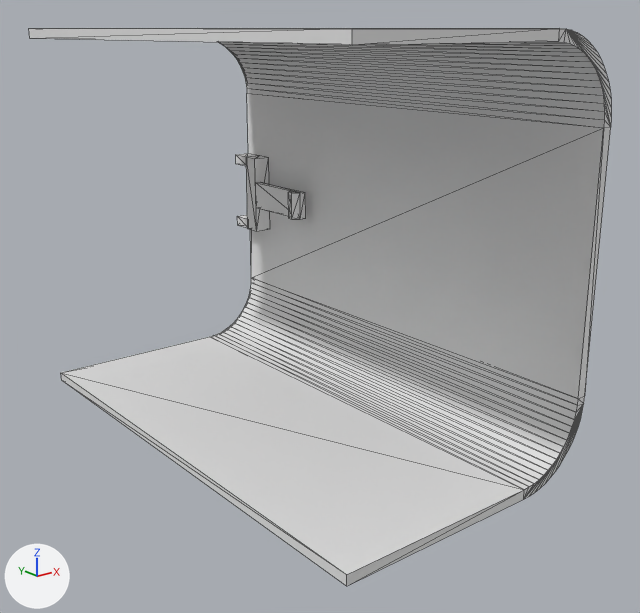
What one commit did to the OBJ model sim/model/meshes_kitoru_v20/vis_L_shank_c00adf0.obj.
Camera for both pictures: a 50 mm lens placed at (-77.1, -60.5, 30.4), pointed at (3.7, 40.5, -10.0). Every picture has the same lights, and +X, +Y and +Z are marked at lower left. The first picture is the older version. Mesh edges are drawn as thin lines. Where no turn or scale is listed for an object, it has been applied to the vertices.

The first picture shows 'vis_L_shank_c00adf0'.
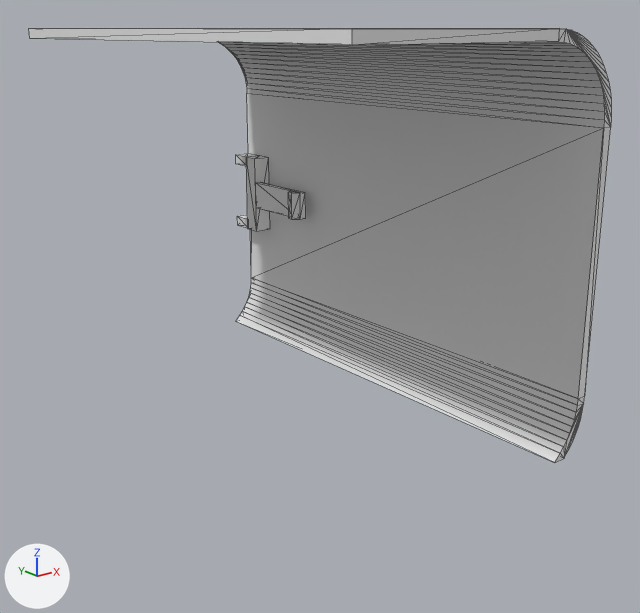
Patch to the scene script:
```diff
--- a/sim/model/meshes_kitoru_v20/vis_L_shank_c00adf0.obj.py
+++ b/sim/model/meshes_kitoru_v20/vis_L_shank_c00adf0.obj.py
@@ me_vis_l_shank_c00adf0 @@
 # used by ob_vis_l_shank_c00adf0; location = (0.0, 0.0, 0.0)
-me_vis_l_shank_c00adf0.from_pydata(...)  # 180 vertices, 352 faces; spans x -20.0..23.5, y 6.0..86.0, z -30.5..30.5
+me_vis_l_shank_c00adf0.from_pydata(...)  # 148 vertices, 286 faces; spans x -20.0..23.5, y 6.0..86.0, z -27.0..30.5
+# me_vis_l_shank_c00adf0 part 1
+# 36 vertices are removed from x -20.0..19.1, y 6.0..86.0, z -30.5..-26.6
+# 90 faces are deleted
+# 4 vertices are added at (17.8, 86.0, -27.0), (17.8, 6.0, -27.0), (20.0, 86.0, -27.0), (20.0, 6.0, -27.0)
+# 24 new faces join them
```

What differs and where, as boxes (x1, y1, x2, y2) in the pictures (640 x 613 px):
'vis_L_shank_c00adf0', reshaped (22% shorter): before (29, 28, 611, 586); after (29, 28, 611, 462)
part 1 of me_vis_l_shank_c00adf0, cut back: before (61, 316, 583, 586); after (236, 316, 583, 462)
